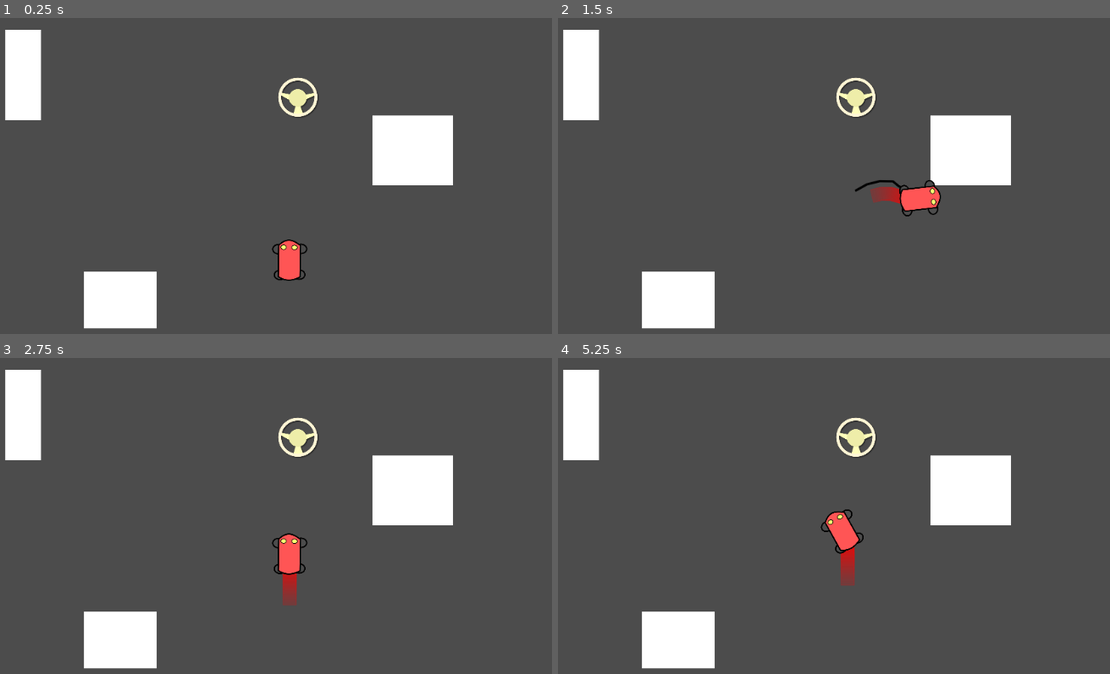
Above: before the commit, frames 1-4 (two rows, left to right).
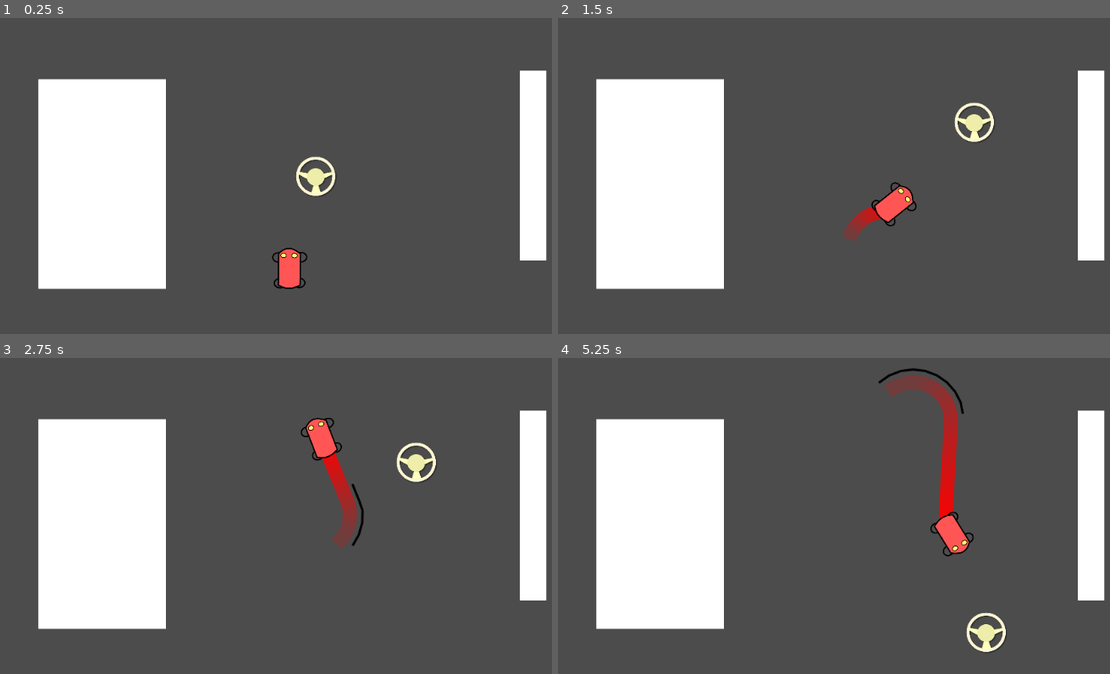
Above: after the commit, the same moments.

Repository: PhilipMR/CarSnake
Game: Godot game, scene res://Scenes/Main.tscn
Same seed, same stepped clock (60 frames per second), same inputs: the game is played once before the commit and once after it.
Inputs (mouse positions are in pixels of both pictures, inside the frame that each line leads up to):
- Up to frame 1 (0.25 s): no input
- Up to frame 2 (1.5 s): hold D (CarTurnRight) 0.53-1.28 s; hold Left (CarTurnLeft) from 1.28 s (still down)
- Up to frame 3 (2.75 s): release Left (CarTurnLeft) at 2 s; click (264, 512) at 2 s, where only the run before the commit has a clickable "RETRY"
- Up to frame 4 (5.25 s): hold D (CarTurnRight) 2.78-4.25 s; click (822, 512) at 4.25 s, where only the run before the commit has a clickable "RETRY"; hold Left (CarTurnLeft) from 5.03 s (still down)

The runs differ from the first frame. In frame 1, 26% of the frame differs, in the area x 0-100%, y 3-99%; in frame 2, 26%; in frame 3, 27%; in frame 4, 28%.
Error in both runs: Attempt to call function 'add_child' in base 'null instance' on a null instance. (res://Scripts/CarExhaust.gd:28)

Commit message:
Fix collision shape issue and add another testing level

Diff:
--- a/CarSnake/Objects/FinishOverlay.tscn
+++ b/CarSnake/Objects/FinishOverlay.tscn
@@ -14,12 +14,13 @@
 margin_right = 519.0
 margin_bottom = 212.0
 theme = SubResource( 1 )
-text = "RETRY"
+text = "Play again"
 script = ExtResource( 1 )
 
 [node name="RichTextLabel2" type="RichTextLabel" parent="."]
-margin_left = 179.0
-margin_top = 96.0
-margin_right = 501.0
-margin_bottom = 136.0
-text = "Congratulations! You collected all the wheels :D"
+margin_left = 166.0
+margin_top = 89.0
+margin_right = 539.0
+margin_bottom = 129.0
+text = "Congratulations, you have completed all the levels!
+                      Thank you for playing!!"
--- a/CarSnake/Objects/SolidBlock.tscn
+++ b/CarSnake/Objects/SolidBlock.tscn
@@ -3,6 +3,7 @@
 [ext_resource path="res://Scripts/SolidBlock.gd" type="Script" id=1]
 
 [sub_resource type="RectangleShape2D" id=1]
+resource_local_to_scene = true
 extents = Vector2( 20, 20 )
 
 [node name="SolidBlock" type="ColorRect"]
@@ -17,6 +18,5 @@
 [node name="Area2D" type="Area2D" parent="."]
 
 [node name="CollisionShape2D" type="CollisionShape2D" parent="Area2D"]
-visible = false
 position = Vector2( 20, 20 )
 shape = SubResource( 1 )
--- a/CarSnake/Scenes/Level_1.tscn
+++ b/CarSnake/Scenes/Level_1.tscn
@@ -7,34 +7,55 @@
 [node name="Level_1" instance=ExtResource( 1 )]
 
 [node name="Wheel5" parent="." index="4" instance=ExtResource( 3 )]
-position = Vector2( 74, 200 )
+position = Vector2( 780, 365 )
 
-[node name="Wheel" parent="." index="5" instance=ExtResource( 3 )]
-position = Vector2( 810, 119 )
+[node name="Wheel6" parent="." index="5" instance=ExtResource( 3 )]
+position = Vector2( 655, 364 )
 
-[node name="Wheel2" parent="." index="6" instance=ExtResource( 3 )]
-position = Vector2( 451, 70 )
+[node name="Wheel7" parent="." index="6" instance=ExtResource( 3 )]
+position = Vector2( 426, 539 )
 
-[node name="Wheel3" parent="." index="7" instance=ExtResource( 3 )]
-position = Vector2( 405, 311 )
+[node name="Wheel8" parent="." index="7" instance=ExtResource( 3 )]
+position = Vector2( 200, 557 )
 
-[node name="Wheel4" parent="." index="8" instance=ExtResource( 3 )]
-position = Vector2( 902, 451 )
+[node name="Wheel9" parent="." index="8" instance=ExtResource( 3 )]
+position = Vector2( 95, 470 )
 
-[node name="SolidBlock3" parent="." index="9" instance=ExtResource( 2 )]
-margin_left = 72.0
-margin_top = 91.0
-margin_right = 402.0
-margin_bottom = 133.0
+[node name="Wheel10" parent="." index="9" instance=ExtResource( 3 )]
+position = Vector2( 99, 115 )
 
-[node name="SolidBlock2" parent="." index="10" instance=ExtResource( 2 )]
-margin_left = 591.0
-margin_top = 88.0
-margin_right = 701.0
-margin_bottom = 299.0
+[node name="Wheel11" parent="." index="10" instance=ExtResource( 3 )]
+position = Vector2( 616, 526 )
 
-[node name="SolidBlock" parent="." index="11" instance=ExtResource( 2 )]
-margin_left = 762.0
-margin_top = 399.0
-margin_right = 833.0
-margin_bottom = 505.0
+[node name="Wheel" parent="." index="11" instance=ExtResource( 3 )]
+position = Vector2( 522, 228 )
+
+[node name="Wheel2" parent="." index="12" instance=ExtResource( 3 )]
+position = Vector2( 604, 121 )
+
+[node name="Wheel3" parent="." index="13" instance=ExtResource( 3 )]
+position = Vector2( 873, 213 )
+
+[node name="Wheel4" parent="." index="14" instance=ExtResource( 3 )]
+position = Vector2( 898, 476 )
+
+[node name="Car" parent="." index="15"]
+INITIAL_SPEED_MULTIPLIER = 2.0
+
+[node name="SolidBlock" parent="." index="16" instance=ExtResource( 2 )]
+margin_left = 691.0
+margin_top = 421.0
+margin_right = 767.0
+margin_bottom = 560.0
+
+[node name="SolidBlock2" parent="." index="17" instance=ExtResource( 2 )]
+margin_left = 185.0
+margin_top = 150.0
+margin_right = 379.0
+margin_bottom = 516.0
+
+[node name="SolidBlock3" parent="." index="18" instance=ExtResource( 2 )]
+margin_left = 612.0
+margin_top = 194.0
+margin_right = 787.0
+margin_bottom = 319.0
--- /dev/null
+++ b/CarSnake/Scenes/Level_2.tscn
@@ -0,0 +1,272 @@
+[gd_scene load_steps=13 format=2]
+
+[ext_resource path="res://Scripts/LevelBase.gd" type="Script" id=1]
+[ext_resource path="res://Objects/Car.tscn" type="PackedScene" id=2]
+[ext_resource path="res://Objects/Wheel.tscn" type="PackedScene" id=3]
+
+[sub_resource type="Animation" id=1]
+resource_name = "BoundsWarning"
+tracks/0/type = "value"
+tracks/0/path = NodePath(".:color")
+tracks/0/interp = 1
+tracks/0/loop_wrap = true
+tracks/0/imported = false
+tracks/0/enabled = true
+tracks/0/keys = {
+"times": PoolRealArray( 0, 0.5, 1 ),
+"transitions": PoolRealArray( 3.86374, 3.24901, 0.0272047 ),
+"update": 0,
+"values": [ Color( 1, 0, 0, 0 ), Color( 1, 0, 0, 0.376471 ), Color( 1, 0, 0, 0 ) ]
+}
+
+[sub_resource type="Animation" id=2]
+length = 0.001
+tracks/0/type = "value"
+tracks/0/path = NodePath(".:color")
+tracks/0/interp = 1
+tracks/0/loop_wrap = true
+tracks/0/imported = false
+tracks/0/enabled = true
+tracks/0/keys = {
+"times": PoolRealArray( 0 ),
+"transitions": PoolRealArray( 1 ),
+"update": 0,
+"values": [ Color( 1, 0, 0, 0 ) ]
+}
+
+[sub_resource type="RectangleShape2D" id=3]
+extents = Vector2( 15.5, 568.25 )
+
+[sub_resource type="Animation" id=4]
+resource_name = "BoundsWarning"
+tracks/0/type = "value"
+tracks/0/path = NodePath(".:color")
+tracks/0/interp = 1
+tracks/0/loop_wrap = true
+tracks/0/imported = false
+tracks/0/enabled = true
+tracks/0/keys = {
+"times": PoolRealArray( 0, 0.5, 1 ),
+"transitions": PoolRealArray( 3.86374, 3.24901, 0.0272047 ),
+"update": 0,
+"values": [ Color( 1, 0, 0, 0 ), Color( 1, 0, 0, 0.376471 ), Color( 1, 0, 0, 0 ) ]
+}
+
+[sub_resource type="Animation" id=5]
+length = 0.001
+tracks/0/type = "value"
+tracks/0/path = NodePath(".:color")
+tracks/0/interp = 1
+tracks/0/loop_wrap = true
+tracks/0/imported = false
+tracks/0/enabled = true
+tracks/0/keys = {
+"times": PoolRealArray( 0 ),
+"transitions": PoolRealArray( 1 ),
+"update": 0,
+"values": [ Color( 1, 0, 0, 0 ) ]
+}
+
+[sub_resource type="Animation" id=6]
+resource_name = "BoundsWarning"
+tracks/0/type = "value"
+tracks/0/path = NodePath(".:color")
+tracks/0/interp = 1
+tracks/0/loop_wrap = true
+tracks/0/imported = false
+tracks/0/enabled = true
+tracks/0/keys = {
+"times": PoolRealArray( 0, 0.5, 1 ),
+"transitions": PoolRealArray( 1, 1, 1 ),
+"update": 0,
+"values": [ Color( 1, 0, 0, 0 ), Color( 1, 0, 0, 0.658824 ), Color( 1, 0, 0, 0 ) ]
+}
+
+[sub_resource type="Animation" id=7]
+length = 0.001
+tracks/0/type = "value"
+tracks/0/path = NodePath(".:color")
+tracks/0/interp = 1
+tracks/0/loop_wrap = true
+tracks/0/imported = false
+tracks/0/enabled = true
+tracks/0/keys = {
+"times": PoolRealArray( 0 ),
+"transitions": PoolRealArray( 1 ),
+"update": 0,
+"values": [ Color( 1, 0, 0, 0 ) ]
+}
+
+[sub_resource type="Animation" id=8]
+resource_name = "BoundsWarning"
+tracks/0/type = "value"
+tracks/0/path = NodePath(".:color")
+tracks/0/interp = 1
+tracks/0/loop_wrap = true
+tracks/0/imported = false
+tracks/0/enabled = true
+tracks/0/keys = {
+"times": PoolRealArray( 0, 0.5, 1 ),
+"transitions": PoolRealArray( 1, 1, 1 ),
+"update": 0,
+"values": [ Color( 1, 0, 0, 0 ), Color( 1, 0, 0, 0.658824 ), Color( 1, 0, 0, 0 ) ]
+}
+
+[sub_resource type="Animation" id=9]
+length = 0.001
+tracks/0/type = "value"
+tracks/0/path = NodePath(".:color")
+tracks/0/interp = 1
+tracks/0/loop_wrap = true
+tracks/0/imported = false
+tracks/0/enabled = true
+tracks/0/keys = {
+"times": PoolRealArray( 0 ),
+"transitions": PoolRealArray( 1 ),
+"update": 0,
+"values": [ Color( 1, 0, 0, 0 ) ]
+}
+
+[node name="Level_2" type="Node2D"]
+script = ExtResource( 1 )
+
+[node name="WarningLeft" type="ColorRect" parent="."]
+margin_right = 25.0
+margin_bottom = 640.0
+color = Color( 1, 0, 0, 0 )
+
+[node name="AnimationPlayer" type="AnimationPlayer" parent="WarningLeft"]
+anims/BoundsWarning = SubResource( 1 )
+anims/RESET = SubResource( 2 )
+
+[node name="Area2D" type="Area2D" parent="WarningLeft"]
+position = Vector2( 4, 0 )
+
+[node name="CollisionShape2D" type="CollisionShape2D" parent="WarningLeft/Area2D"]
+position = Vector2( 4.5, 308.5 )
+shape = SubResource( 3 )
+
+[node name="WarningRight" type="ColorRect" parent="."]
+margin_left = 1000.0
+margin_top = -3.0
+margin_right = 1025.0
+margin_bottom = 637.0
+color = Color( 1, 0, 0, 0 )
+
+[node name="AnimationPlayer" type="AnimationPlayer" parent="WarningRight"]
+anims/BoundsWarning = SubResource( 4 )
+anims/RESET = SubResource( 5 )
+
+[node name="Area2D" type="Area2D" parent="WarningRight"]
+
+[node name="CollisionShape2D" type="CollisionShape2D" parent="WarningRight/Area2D"]
+position = Vector2( 17, 308.5 )
+shape = SubResource( 3 )
+
+[node name="WarningTop" type="ColorRect" parent="."]
+margin_left = 1020.0
+margin_right = 1045.0
+margin_bottom = 1280.0
+rect_rotation = 89.9999
+color = Color( 1, 0, 0, 0 )
+
+[node name="AnimationPlayer" type="AnimationPlayer" parent="WarningTop"]
+anims/BoundsWarning = SubResource( 6 )
+anims/RESET = SubResource( 7 )
+
+[node name="Area2D" type="Area2D" parent="WarningTop"]
+
+[node name="CollisionShape2D" type="CollisionShape2D" parent="WarningTop/Area2D"]
+position = Vector2( 5.99893, 483 )
+shape = SubResource( 3 )
+
+[node name="WarningBottom" type="ColorRect" parent="."]
+margin_left = 1264.0
+margin_top = 575.0
+margin_right = 1289.0
+margin_bottom = 1855.0
+rect_rotation = 89.9999
+color = Color( 1, 0, 0, 0 )
+
+[node name="AnimationPlayer" type="AnimationPlayer" parent="WarningBottom"]
+anims/BoundsWarning = SubResource( 8 )
+anims/RESET = SubResource( 9 )
+
+[node name="Area2D" type="Area2D" parent="WarningBottom"]
+
+[node name="CollisionShape2D" type="CollisionShape2D" parent="WarningBottom/Area2D"]
+position = Vector2( 18.9984, 740 )
+shape = SubResource( 3 )
+
+[node name="Car" parent="." instance=ExtResource( 2 )]
+position = Vector2( 525, 526 )
+INCREMENTAL_TAIL_CAPACITY = 5.0
+
+[node name="Wheel" parent="." instance=ExtResource( 3 )]
+position = Vector2( 399, 402 )
+
+[node name="Wheel2" parent="." instance=ExtResource( 3 )]
+position = Vector2( 353, 235 )
+
+[node name="Wheel3" parent="." instance=ExtResource( 3 )]
+position = Vector2( 519, 130 )
+
+[node name="Wheel4" parent="." instance=ExtResource( 3 )]
+position = Vector2( 686, 230 )
+
+[node name="Wheel5" parent="." instance=ExtResource( 3 )]
+position = Vector2( 635, 397 )
+
+[node name="Wheel6" parent="." instance=ExtResource( 3 )]
+position = Vector2( 271, 342 )
+
+[node name="Wheel7" parent="." instance=ExtResource( 3 )]
+position = Vector2( 374, 111 )
+
+[node name="Wheel8" parent="." instance=ExtResource( 3 )]
+position = Vector2( 650, 95 )
+
+[node name="Wheel9" parent="." instance=ExtResource( 3 )]
+position = Vector2( 744, 345 )
+
+[node name="Wheel10" parent="." instance=ExtResource( 3 )]
+position = Vector2( 525, 400 )
+
+[node name="Wheel11" parent="." instance=ExtResource( 3 )]
+position = Vector2( 524, 289 )
+
+[node name="Wheel12" parent="." instance=ExtResource( 3 )]
+position = Vector2( 401, 326 )
+
+[node name="Wheel13" parent="." instance=ExtResource( 3 )]
+position = Vector2( 438, 200 )
+
+[node name="Wheel14" parent="." instance=ExtResource( 3 )]
+position = Vector2( 591, 203 )
+
+[node name="Wheel15" parent="." instance=ExtResource( 3 )]
+position = Vector2( 610, 311 )
+
+[node name="Wheel16" parent="." instance=ExtResource( 3 )]
+position = Vector2( 309, 414 )
+
+[node name="Wheel17" parent="." instance=ExtResource( 3 )]
+position = Vector2( 257, 248 )
+
+[node name="Wheel18" parent="." instance=ExtResource( 3 )]
+position = Vector2( 285, 151 )
+
+[node name="Wheel19" parent="." instance=ExtResource( 3 )]
+position = Vector2( 448, 73 )
+
+[node name="Wheel20" parent="." instance=ExtResource( 3 )]
+position = Vector2( 734, 161 )
+
+[node name="Wheel21" parent="." instance=ExtResource( 3 )]
+position = Vector2( 741, 426 )
+
+[node name="Wheel22" parent="." instance=ExtResource( 3 )]
+position = Vector2( 422, 490 )
+
+[node name="Wheel23" parent="." instance=ExtResource( 3 )]
+position = Vector2( 629, 491 )
--- a/CarSnake/Scenes/Level_Prototype.tscn
+++ b/CarSnake/Scenes/Level_Prototype.tscn
@@ -7,40 +7,49 @@
 [node name="Level_Prototype" instance=ExtResource( 1 )]
 
 [node name="Wheel5" parent="." index="4" instance=ExtResource( 3 )]
-position = Vector2( 172, 210 )
+position = Vector2( 57, 417 )
 
-[node name="Wheel" parent="." index="5" instance=ExtResource( 3 )]
-position = Vector2( 515, 194 )
+[node name="Wheel6" parent="." index="5" instance=ExtResource( 3 )]
+position = Vector2( 368, 210 )
 
-[node name="Wheel2" parent="." index="6" instance=ExtResource( 3 )]
-position = Vector2( 426, 232 )
+[node name="Wheel7" parent="." index="6" instance=ExtResource( 3 )]
+position = Vector2( 953, 349 )
 
-[node name="Wheel3" parent="." index="7" instance=ExtResource( 3 )]
-position = Vector2( 405, 311 )
+[node name="Wheel8" parent="." index="7" instance=ExtResource( 3 )]
+position = Vector2( 787, 350 )
 
-[node name="Wheel4" parent="." index="8" instance=ExtResource( 3 )]
-position = Vector2( 640, 405 )
+[node name="Wheel9" parent="." index="8" instance=ExtResource( 3 )]
+position = Vector2( 953, 429 )
 
-[node name="SolidBlock3" parent="." index="9" instance=ExtResource( 2 )]
-margin_left = 72.0
-margin_top = 91.0
-margin_right = 126.0
-margin_bottom = 228.0
+[node name="Wheel10" parent="." index="9" instance=ExtResource( 3 )]
+position = Vector2( 785, 430 )
 
-[node name="SolidBlock2" parent="." index="10" instance=ExtResource( 2 )]
-margin_left = 191.0
-margin_top = 458.0
-margin_right = 301.0
-margin_bottom = 544.0
+[node name="Wheel" parent="." index="10" instance=ExtResource( 3 )]
+position = Vector2( 542, 314 )
 
-[node name="SolidBlock" parent="." index="11" instance=ExtResource( 2 )]
-margin_left = 627.0
-margin_top = 221.0
-margin_right = 749.0
-margin_bottom = 327.0
+[node name="Wheel2" parent="." index="11" instance=ExtResource( 3 )]
+position = Vector2( 694, 232 )
 
-[node name="Car" parent="." index="12"]
+[node name="Wheel3" parent="." index="12" instance=ExtResource( 3 )]
+position = Vector2( 712, 490 )
+
+[node name="Wheel4" parent="." index="13" instance=ExtResource( 3 )]
+position = Vector2( 250, 528 )
+
+[node name="Car" parent="." index="14"]
 position = Vector2( 502, 478 )
-INITIAL_SPEED_MULTIPLIER = 3.0
+INITIAL_SPEED_MULTIPLIER = 2.0
 INCREMENTAL_SPEED_MULTIPLIER = 2.0
 INITIAL_TAIL_CAPACITY = 5.0
+
+[node name="SolidBlock" parent="." index="15" instance=ExtResource( 2 )]
+margin_left = 850.0
+margin_top = 153.0
+margin_right = 890.0
+margin_bottom = 441.0
+
+[node name="SolidBlock2" parent="." index="16" instance=ExtResource( 2 )]
+margin_left = 122.0
+margin_top = 166.0
+margin_right = 315.0
+margin_bottom = 484.0
--- a/CarSnake/Scenes/Main.tscn
+++ b/CarSnake/Scenes/Main.tscn
@@ -1,5 +1,6 @@
-[gd_scene load_steps=6 format=2]
+[gd_scene load_steps=7 format=2]
 
+[ext_resource path="res://Scenes/Level_2.tscn" type="PackedScene" id=1]
 [ext_resource path="res://Scenes/Level_Prototype.tscn" type="PackedScene" id=2]
 [ext_resource path="res://Scripts/Main.gd" type="Script" id=3]
 [ext_resource path="res://Scenes/Level_1.tscn" type="PackedScene" id=4]
@@ -8,7 +9,7 @@
 
 [node name="MainScene" type="Node2D"]
 script = ExtResource( 3 )
-Levels = [ ExtResource( 2 ), ExtResource( 4 ) ]
+Levels = [ ExtResource( 2 ), ExtResource( 4 ), ExtResource( 1 ) ]
 
 [node name="Camera2D" type="Camera2D" parent="."]
 position = Vector2( 512, 300 )
--- a/CarSnake/Scripts/Car.gd
+++ b/CarSnake/Scripts/Car.gd
@@ -9,7 +9,9 @@
 export(float) var INCREMENTAL_TAIL_CAPACITY    = 7
 
 const INITIAL_MOVE_SPEED       = 50.0  # The movement speed that the car starts out with.
+const MAX_MOVE_SPEED           = 300   # The highest attainable movement speed.
 const INITIAL_TURN_SPEED       = 50.0  # The turning speed that the car starts out with.
+const MAX_TURN_SPEED           = 320   # The highest attainable turning speed.
 const MOVE_SPEED_INC_PER_WHEEL = 20.0  # The movement speed increase per picked-up wheel.
 const TURN_SPEED_INC_PER_WHEEL = 20.0  # The turning speed increase per picked-up wheel.
 const CAR_HWIDTH               = 20.0  # The car's half-width (used in tail-collision checking)
@@ -17,6 +19,7 @@
 const DRIFT_TURN_THRESHOLD     = 115.0 # The minimal average turning speed required to drift.
 
 
+
 var forward_dir          : Vector2
 onready var speed        = INITIAL_MOVE_SPEED * INITIAL_SPEED_MULTIPLIER
 onready var turn_speed   = INITIAL_TURN_SPEED * INITIAL_SPEED_MULTIPLIER
@@ -58,8 +61,12 @@
 
 # [PUBLIC]
 func pickup_wheel():
-	speed      += MOVE_SPEED_INC_PER_WHEEL * INCREMENTAL_SPEED_MULTIPLIER
+	speed += MOVE_SPEED_INC_PER_WHEEL * INCREMENTAL_SPEED_MULTIPLIER
+	speed = min(MAX_MOVE_SPEED, speed)
+
 	turn_speed += TURN_SPEED_INC_PER_WHEEL * INCREMENTAL_SPEED_MULTIPLIER
+	turn_speed = min(MAX_TURN_SPEED, turn_speed)
+
 	$CarTail.increase_length()
 
 # [PUBLIC]
--- a/CarSnake/Scripts/LevelBase.gd
+++ b/CarSnake/Scripts/LevelBase.gd
@@ -92,7 +92,8 @@
 
 
 # [ENGINE SIGNAL CALLBACK]
-func _on_crashed(_how):
+func _on_crashed(how):
+	print("Crashed against ", how)
 	crash()
 
 
